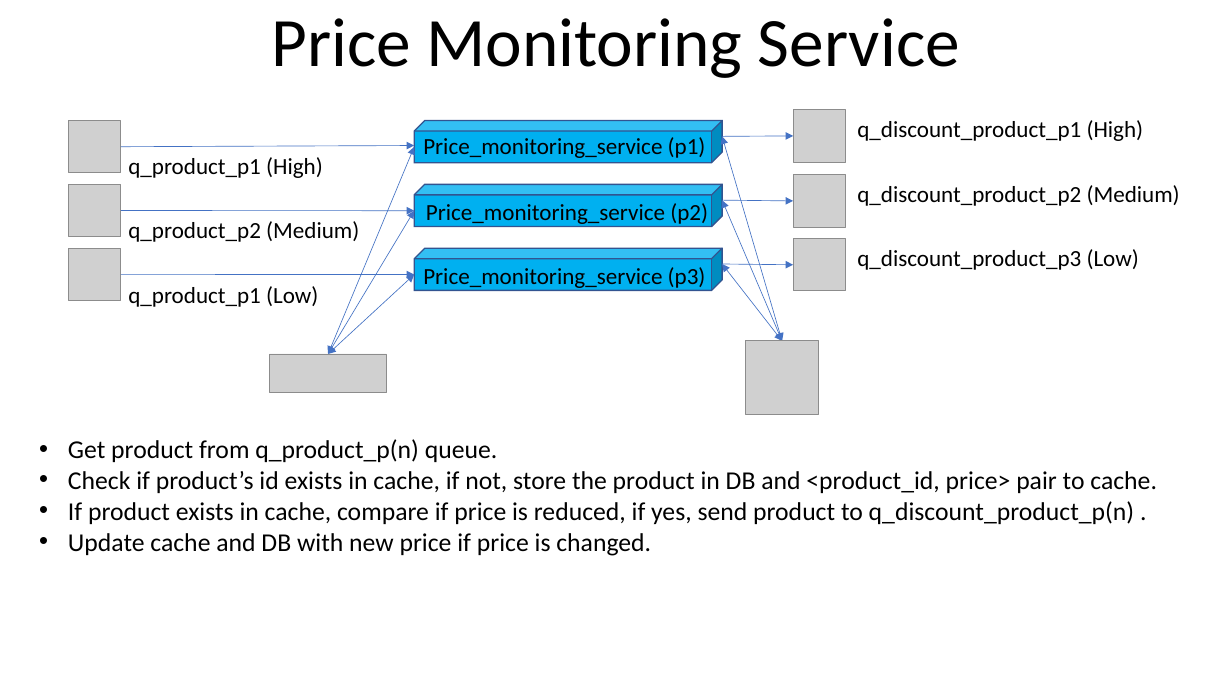
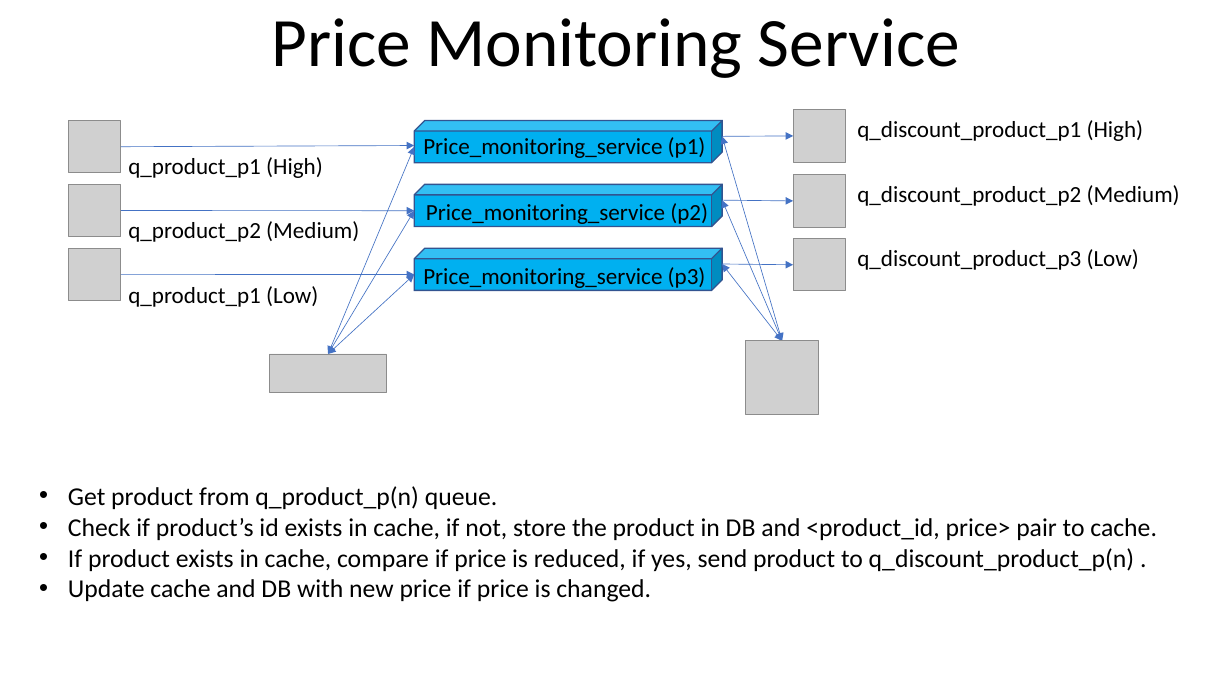
Before and after one commit to youhusky/price-monitoring-system, a slide deck: slide 8 of PriceMonitoringDesign.pptx (slide 7 before the commit). Drawn at 1232x693 pixels with LibreOffice and Linux fonts; fonts in the diff are those of the drawing; grey boxes stand for pictures. Boxes give left, top, right and bottom in pixels: in the first picture for what was removed or moved away, otherwise in the second. Text is boxed around its words. In the diff, an @@ line names an element or a change of style, - is before the commit and + after.

```diff
--- a/PriceMonitoringDesign.pptx
+++ b/PriceMonitoringDesign.pptx
@@ text "Get product from q_product_p(n) queue.": place and size @@
-text "Get product from q_product_p(n) queue." at <box>68,439,1157,556</box>
+text "Get product from q_product_p(n) queue." at <box>68,486,1157,602</box>
```
Also in this commit, not shown: 1 slide added, 9 other files.
